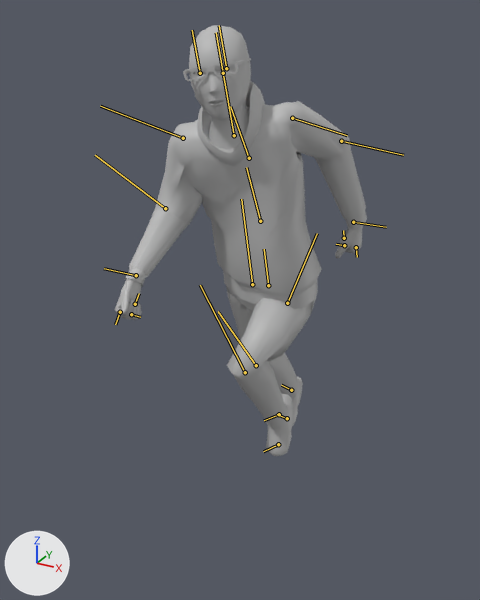
The FBX model friendForever/Assets/Zuttomo/Animations/@FullRun.fbx: old version first, new version second.
Before and after are seen from a camera (50 mm lens) standing at (0.868, -1.76, 1.552) and looking at (-0.088, -0.02, 0.682). The lights are fixed; the arrows at lower left show +X, +Y and +Z. Both versions are drawn at frame 17 of the action 'Take 001'; the numbers are the values there. The bones that bend it are drawn over the model as lines.

The first picture shows 'RF_sotai:polySurface5'.
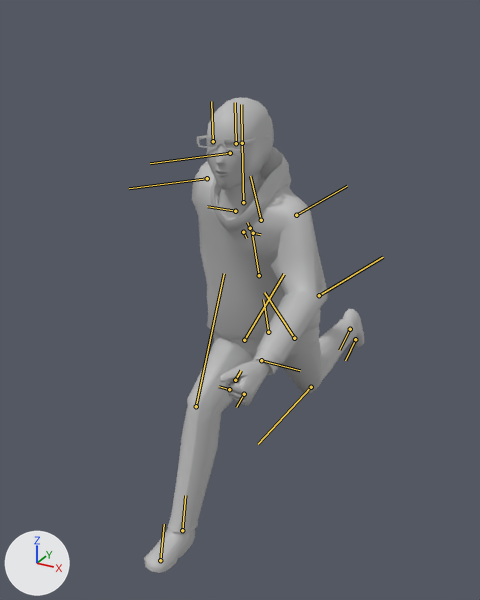
The change, as JSON lines over the scene's bpy script:
```json
{"block": "bone_rf_sotai_hips", "where": "bone_rf_sotai_hips = bpy.data.objects['Armature'].pose.bones['RF_sotai:Hips']"}
{"op": "set", "path": "bone_rf_sotai_hips.location", "old": "(0.0, -6.0, 0.2)", "new": "(0.0, -22.7, -0.2)"}
{"op": "set", "path": "bone_rf_sotai_hips.rotation_quaternion", "old": "(0.976, 0.113, -0.185, -0.012)", "new": "(0.971, 0.136, 0.192, 0.029)", "note": "degrees (14, -21, -4) -> degrees (17, 21, 7)"}
{"block": "bone_rf_sotai_spine1", "where": "bone_rf_sotai_spine1 = bpy.data.objects['Armature'].pose.bones['RF_sotai:Spine1']  # child of 'RF_sotai:Hips'"}
{"op": "set", "path": "bone_rf_sotai_spine1.location", "old": "(0.0, 0.0, -0.2)", "new": "(0.0, 0.0, 0.1)"}
{"op": "set", "path": "bone_rf_sotai_spine1.rotation_quaternion", "old": "(0.982, 0.073, 0.175, 0.012)", "new": "(0.987, 0.066, -0.148, -0.012)", "note": "degrees (9, 20, 3) -> degrees (8, -17, -3)"}
{"block": "bone_rf_sotai_spine2", "where": "bone_rf_sotai_spine2 = bpy.data.objects['Armature'].pose.bones['RF_sotai:Spine2']  # child of 'RF_sotai:Spine1'"}
{"op": "set", "path": "bone_rf_sotai_spine2.location", "old": "(-1.6, 0.7, 0.1)", "new": "(1.4, 0.6, 0.3)"}
{"op": "set", "path": "bone_rf_sotai_spine2.rotation_quaternion", "old": "(0.983, 0.073, 0.167, 0.013)", "new": "(0.987, 0.066, -0.148, -0.012)", "note": "degrees (9, 19, 3) -> degrees (8, -17, -3)"}
{"block": "bone_rf_sotai_neck", "where": "bone_rf_sotai_neck = bpy.data.objects['Armature'].pose.bones['RF_sotai:Neck']  # child of 'RF_sotai:Spine2'"}
{"op": "set", "path": "bone_rf_sotai_neck.rotation_quaternion", "old": "(0.978, -0.209, 0.006, -0.029)", "new": "(0.963, -0.246, 0.091, 0.066)", "note": "degrees (-24, 0, -3) -> degrees (-28, 12, 5)"}
{"block": "bone_rf_sotai_rightshoulder", "where": "bone_rf_sotai_rightshoulder = bpy.data.objects['Armature'].pose.bones['RF_sotai:RightShoulder']  # child of 'RF_sotai:Spine2'"}
{"op": "set", "path": "bone_rf_sotai_rightshoulder.rotation_quaternion", "old": "(0.743, 0.424, -0.083, -0.512)", "new": "(0.887, -0.144, -0.258, -0.354)", "note": "degrees (49, 18, -61) -> degrees (-5, -34, -42)"}
{"block": "bone_rf_sotai_rightarm", "where": "bone_rf_sotai_rightarm = bpy.data.objects['Armature'].pose.bones['RF_sotai:RightArm']  # child of 'RF_sotai:RightShoulder'"}
{"op": "set", "path": "bone_rf_sotai_rightarm.rotation_quaternion", "old": "(0.95, -0.007, -0.306, 0.057)", "new": "(0.899, 0.004, -0.432, 0.072)", "note": "degrees (-3, -35, 8) -> degrees (-5, -51, 11)"}
{"block": "bone_rf_sotai_righthand", "where": "bone_rf_sotai_righthand = bpy.data.objects['Armature'].pose.bones['RF_sotai:RightHand']  # child of 'RF_sotai:RightArm'"}
{"op": "set", "path": "bone_rf_sotai_righthand.rotation_quaternion", "old": "(0.959, -0.253, -0.034, -0.124)", "new": "(0.924, -0.383, -0.009, 0.011)", "note": "degrees (-29, -7, -13) -> degrees (-45, 0, 2)"}
{"block": "bone_rf_sotai_leftshoulder", "where": "bone_rf_sotai_leftshoulder = bpy.data.objects['Armature'].pose.bones['RF_sotai:LeftShoulder']  # child of 'RF_sotai:Spine2'"}
{"op": "set", "path": "bone_rf_sotai_leftshoulder.rotation_quaternion", "old": "(0.899, -0.039, 0.15, 0.41)", "new": "(0.68, 0.527, -0.162, 0.484)", "note": "degrees (3, 18, 50) -> degrees (55, -47, 45)"}
{"block": "bone_rf_sotai_lefthand", "where": "bone_rf_sotai_lefthand = bpy.data.objects['Armature'].pose.bones['RF_sotai:LeftHand']  # child of 'RF_sotai:LeftArm'"}
{"op": "set", "path": "bone_rf_sotai_lefthand.rotation_quaternion", "old": "(0.885, -0.446, -0.124, 0.05)", "new": "(0.945, -0.288, -0.008, 0.154)", "note": "degrees (-55, -10, 12) -> degrees (-33, 4, 17)"}
{"block": "bone_rf_sotai_rightupleg", "where": "bone_rf_sotai_rightupleg = bpy.data.objects['Armature'].pose.bones['RF_sotai:RightUpLeg']  # child of 'RF_sotai:Hips'"}
{"op": "set", "path": "bone_rf_sotai_rightupleg.rotation_quaternion", "old": "(0.766, -0.603, 0.175, 0.141)", "new": "(0.966, 0.21, -0.141, 0.062)", "note": "degrees (-76, 26, 0) -> degrees (24, -17, 4)"}
{"block": "bone_rf_sotai_rightleg", "where": "bone_rf_sotai_rightleg = bpy.data.objects['Armature'].pose.bones['RF_sotai:RightLeg']  # child of 'RF_sotai:RightUpLeg'"}
{"op": "set", "path": "bone_rf_sotai_rightleg.rotation_quaternion", "old": "(0.665, 0.74, 0.068, 0.078)", "new": "(0.914, 0.402, 0.015, 0.049)", "note": "degrees (96, -1, 12) -> degrees (47, -1, 6)"}
{"block": "bone_rf_sotai_rightfoot", "where": "bone_rf_sotai_rightfoot = bpy.data.objects['Armature'].pose.bones['RF_sotai:RightFoot']  # child of 'RF_sotai:RightLeg'"}
{"op": "set", "path": "bone_rf_sotai_rightfoot.rotation_quaternion", "old": "(0.94, 0.308, -0.138, 0.046)", "new": "(0.976, 0.205, -0.077, 0.01)", "note": "degrees (36, -17, 0) -> degrees (24, -9, -1)"}
{"block": "bone_rf_sotai_leftupleg", "where": "bone_rf_sotai_leftupleg = bpy.data.objects['Armature'].pose.bones['RF_sotai:LeftUpLeg']  # child of 'RF_sotai:Hips'"}
{"op": "set", "path": "bone_rf_sotai_leftupleg.rotation_quaternion", "old": "(0.992, 0.016, 0.127, -0.019)", "new": "(0.74, -0.636, -0.196, -0.096)", "note": "degrees (2, 15, -2) -> degrees (-83, -24, 7)"}
{"block": "bone_rf_sotai_leftleg", "where": "bone_rf_sotai_leftleg = bpy.data.objects['Armature'].pose.bones['RF_sotai:LeftLeg']  # child of 'RF_sotai:LeftUpLeg'"}
{"op": "set", "path": "bone_rf_sotai_leftleg.rotation_quaternion", "old": "(0.977, 0.21, -0.002, -0.026)", "new": "(0.941, 0.336, -0.009, -0.041)", "note": "degrees (24, 0, -3) -> degrees (39, 1, -5)"}
```

What differs and where, as boxes [x1, y1, x2, y2] in the pictures (480 x 600 px):
```json
{"object": "RF_sotai:polySurface5", "change": "posed", "before": [115, 25, 367, 456], "after": [144, 97, 364, 573], "on screen": "13% narrower, 10% taller"}
{"bone": "RF_sotai:Hips", "before": "(268, 285) to (264, 249)", "after": "(268, 332) to (263, 299)"}
{"bone": "RF_sotai:Spine1", "before": "(260, 221) to (246, 167)", "after": "(259, 275) to (251, 229)"}
{"bone": "RF_sotai:Spine2", "before": "(249, 158) to (230, 106)", "after": "(261, 220) to (250, 176)"}
{"bone": "RF_sotai:Neck", "before": "(234, 135) to (223, 73)", "after": "(243, 202) to (242, 143)"}
{"bone": "RF_sotai:RightShoulder", "before": "(292, 118) to (347, 135)", "after": "(296, 215) to (347, 186)"}
{"bone": "RF_sotai:RightArm", "before": "(341, 141) to (403, 155)", "after": "(319, 295) to (383, 257)"}
{"bone": "RF_sotai:RightHand", "before": "(353, 222) to (386, 227)", "after": "(261, 360) to (300, 370)"}
{"bone": "RF_sotai:LeftShoulder", "before": "(183, 138) to (100, 106)", "after": "(207, 178) to (129, 188)"}
{"bone": "RF_sotai:LeftHand", "before": "(136, 275) to (104, 268)", "after": "(235, 211) to (207, 206)"}
{"bone": "RF_sotai:RightUpLeg", "before": "(287, 303) to (317, 233)", "after": "(294, 338) to (264, 292)"}
{"bone": "RF_sotai:RightLeg", "before": "(245, 372) to (200, 285)", "after": "(311, 387) to (258, 444)"}
{"bone": "RF_sotai:RightFoot", "before": "(279, 414) to (264, 420)", "after": "(350, 329) to (339, 350)"}
{"bone": "RF_sotai:LeftUpLeg", "before": "(252, 284) to (241, 199)", "after": "(244, 340) to (284, 274)"}
{"bone": "RF_sotai:LeftLeg", "before": "(256, 365) to (218, 311)", "after": "(196, 406) to (224, 273)"}
```
